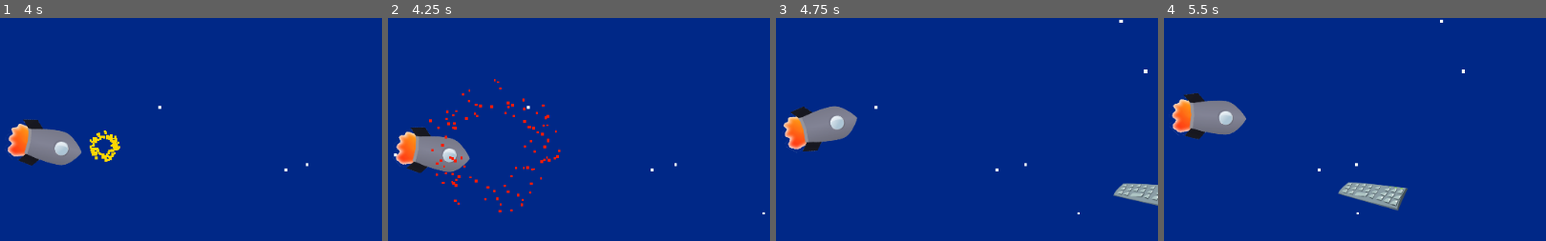
Above: before the commit, frames 1-4 (left to right).
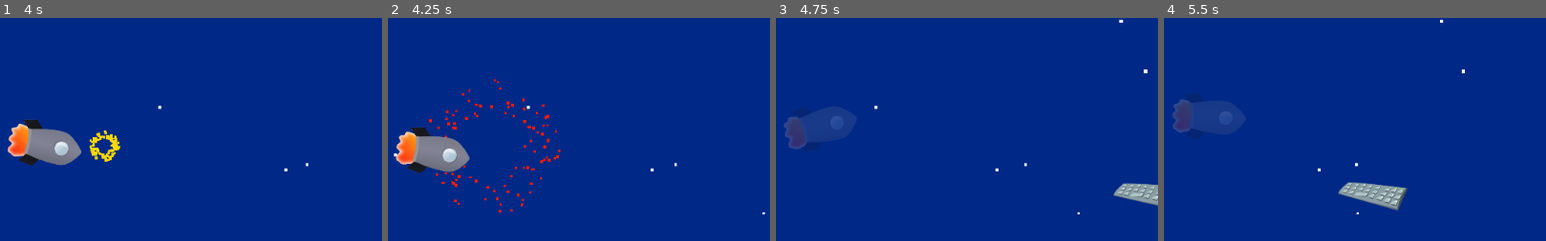
Above: after the commit, the same moments.

Repository: hinek/RocketGame
Game: Godot game, scene res://GameLoop.tscn
Same seed, same stepped clock (60 frames per second), same inputs: the game is played once before the commit and once after it.
Inputs (mouse positions are % of the whole screen's width and height, from its top left):
- Up to frame 1 (4 s): move the mouse to (72, 45) at 0.52 s; click (72, 45) at 0.67 s; move the mouse to (30, 55) at 1.27 s; click (30, 55) at 1.42 s; move the mouse to (60, 28) at 2.02 s; click (60, 28) at 2.17 s; move the mouse to (45, 70) at 2.77 s; click (45, 70) at 2.92 s; move the mouse to (80, 65) at 3.52 s; click (80, 65) at 3.67 s
- Up to frame 2 (4.25 s): no input
- Up to frame 3 (4.75 s): move the mouse to (20, 35) at 4.27 s; click (20, 35) at 4.42 s
- Up to frame 4 (5.5 s): move the mouse to (55, 50) at 5.02 s; click (55, 50) at 5.17 s
The pictures show only the part of the screen within x 8-58%, y 26-76%; the shares and areas given below are measured in that part.

Frame 1 is identical in both runs. In frame 2, less than 0.1% of the frame differs, in the area x 11-20%, y 53-68%; in frame 3, 2.8%, in the area x 2-22%, y 39-60%; in frame 4, 2.8%.

Commit message:
give 2 seconds invincibility after rocket took a hit

Diff:
--- a/game/GameLoop.tscn
+++ b/game/GameLoop.tscn
@@ -143,6 +143,7 @@
 
 [node name="Rocket" parent="." instance=ExtResource( 4 )]
 position = Vector2( 140, 300 )
+z_index = 10
 
 [node name="Obstacles" type="Node2D" parent="."]
 
--- a/game/Rocket.gd
+++ b/game/Rocket.gd
@@ -4,6 +4,8 @@
 const EXPLOSION_TYPE = preload("res://Explosion.tscn")
 const MOVEMENT_SPEED = 250
 
+
+var invincibility = 0
 
 
 # Called when the node enters the scene tree for the first time.
@@ -19,11 +21,17 @@
 	var movement = target_angle if target_angle < PI else -(2*PI-target_angle)
 	position.y = clamp(position.y + movement * delta * MOVEMENT_SPEED, 30, 570)
 
+	if invincibility > 0:
+		invincibility -= delta
+		$Sprite.modulate.a = 1.0 if int(invincibility * 30) % 2 == 0 else 0.2
+
 
 
 func _on_Rocket_area_entered(area):
-	get_parent().call_deferred("rocket_damaged")
-	var explosion = EXPLOSION_TYPE.instance()
-	explosion.position = area.position
-	get_parent().add_child(explosion)
-	area.queue_free()
+	if invincibility <= 0:
+		get_parent().call_deferred("rocket_damaged")
+		var explosion = EXPLOSION_TYPE.instance()
+		explosion.position = area.position
+		get_parent().add_child(explosion)
+		area.queue_free()
+		invincibility = 2
